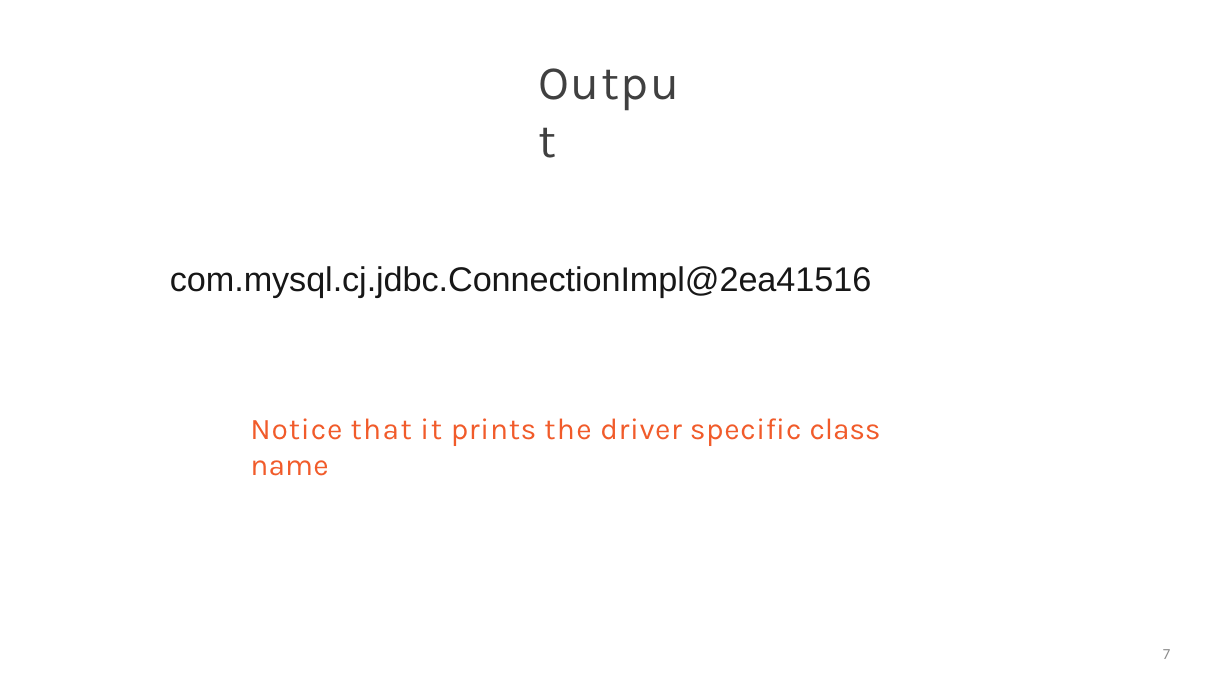
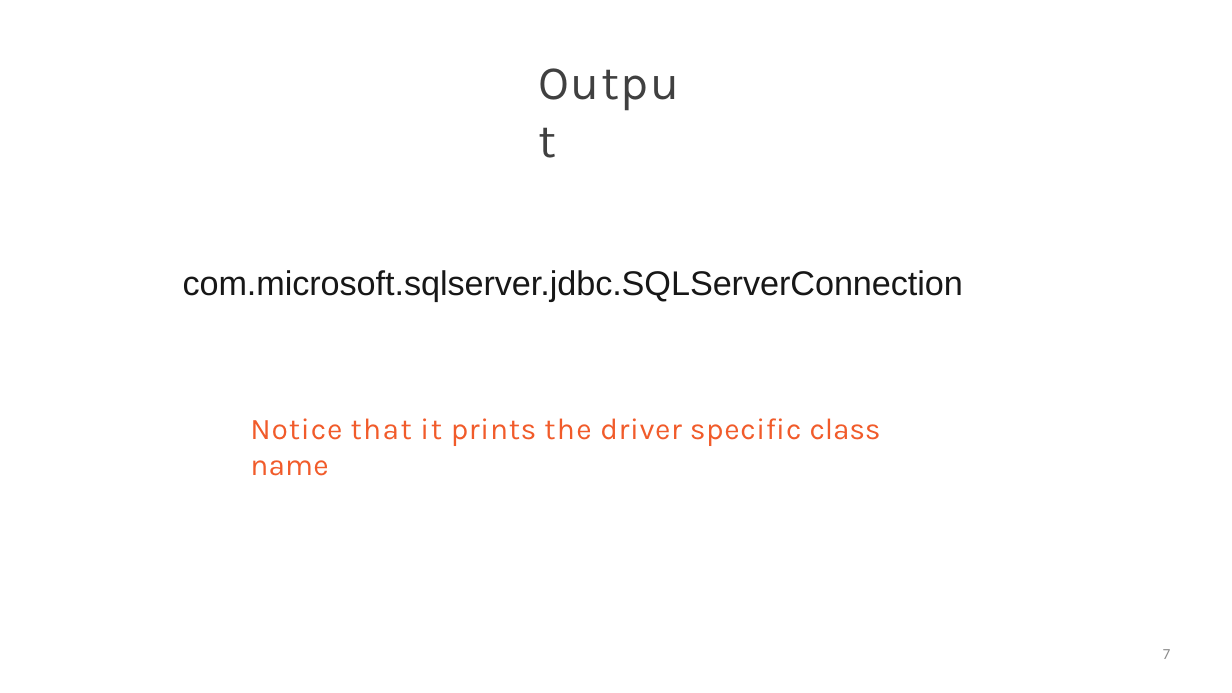
Before and after one commit to StevenJoseph19/Java, a slide deck: slide 7 of Day 6/Slides/3. Introduction to JDBC/introduction-to-jdbc-slides.pptx. Drawn at 1232x693 pixels with LibreOffice and Linux fonts; fonts in the diff are those of the drawing. Boxes give left, top, right and bottom in pixels: in the first picture for what was removed or moved away, otherwise in the second. Text is boxed around its words. In the diff, an @@ line names an element or a change of style, - is before the commit and + after.

```diff
--- a/Day 6/Slides/3. Introduction to JDBC/introduction-to-jdbc-slides.pptx
+++ b/Day 6/Slides/3. Introduction to JDBC/introduction-to-jdbc-slides.pptx
@@ text at (x1=183, y1=270, x2=963, y2=302): text changed @@
-com.mysql.cj.jdbc.ConnectionImpl@2ea41516
+com.microsoft.sqlserver.jdbc.SQLServerConnection
```
Also in this commit, not shown: 3 other slides changed, 7 other files.
